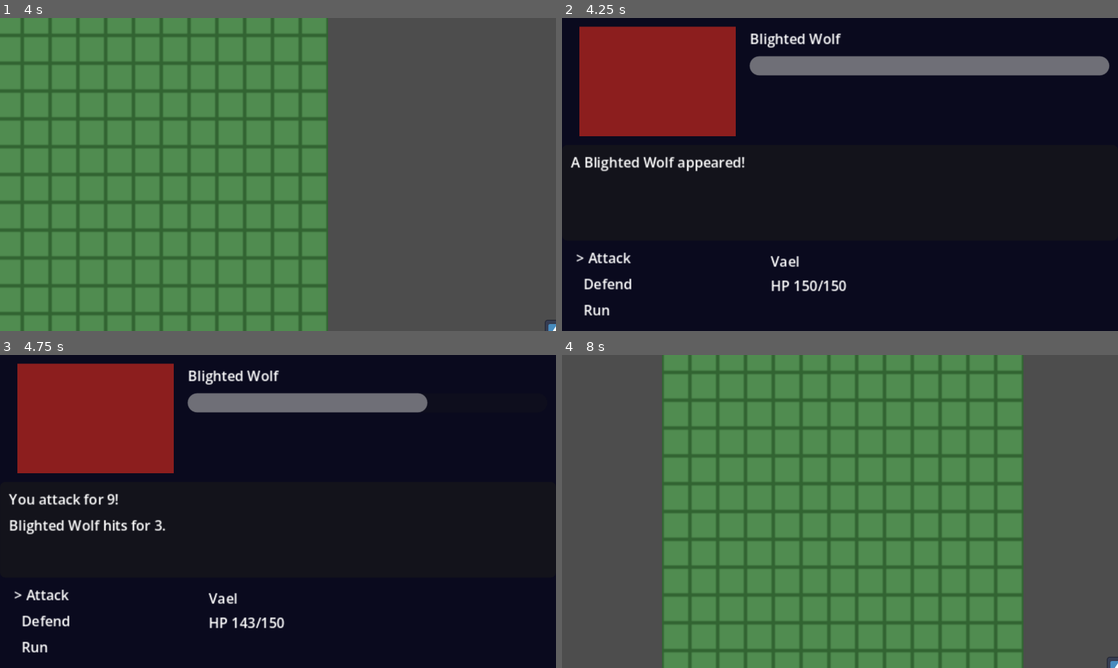
Above: before the commit, frames 1-4 (two rows, left to right).
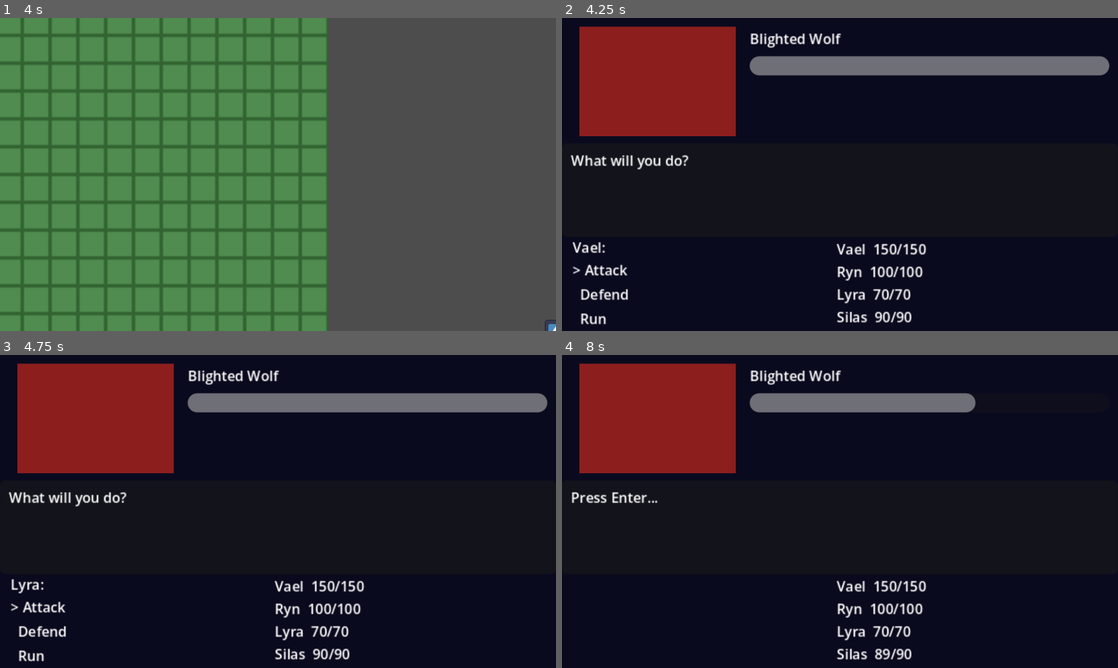
Above: after the commit, the same moments.

Repository: corytomlinson-oss/project_divine_light
Game: Godot game, scene res://scenes/overworld/Overworld.tscn
The game is run twice, just before and just after one commit, with the same random seed, the same clock (stepped at 60 frames per second) and the same inputs. The engine's default icon, where the game draws it, is replaced by a stand-in: a white triangle on a blue panel in a dark square.
Inputs:
- Up to frame 1 (4 s): tap Enter (ui_accept) at 0.5, 0.6, 0.77, 1.07, 1.35, 1.52, 1.82, 2.1, 2.85, 3.02, 3.32, 3.6, 3.77 s; hold Right (ui_right) 0.53-1.28 s; hold Down (ui_down) 1.28-2.03 s; hold Right (ui_right) 2.03-2.78 s; hold Up (ui_up) 2.78-3.53 s; hold Left (ui_left) from 3.53 s (still down)
- Up to frame 2 (4.25 s): keep holding Left (ui_left); tap Enter (ui_accept) at 4.07 s
- Up to frame 3 (4.75 s): keep holding Left (ui_left); tap Enter (ui_accept) at 4.35, 4.52 s
- Up to frame 4 (8 s): tap Enter (ui_accept) at 4.82, 5.1, 5.75, 5.85, 6.02, 6.32, 6.6, 6.77, 7.07, 7.35, 7.52, 7.82 s; release Left (ui_left) at 5.03 s; hold Down (ui_down) 5.03-5.78 s; hold Right (ui_right) 5.78-6.53 s; hold Up (ui_up) 6.53-7.28 s; hold Right (ui_right) from 7.28 s (still down)

Frame 1 is identical in both runs. In frame 2, 3.4% of the frame differs, in the area x 1-66%, y 43-98%; in frame 3, 5.1%; in frame 4, 100%, in the area x 0-100%, y 0-100%.

Commit message:
Milestone 4: party system with AGI-based turn order
Combatant data class (Combatant.gd) holds stats for all combatants.
Party of 4 (Vael/Ryn/Lyra/Silas) with individual HP, ATK, DEF, AGI.
Round-based flow: select actions for each living member, then resolve
in AGI order (Silas 14 > Wolf 12 > Ryn 10 > Lyra 8 > Vael 6).
KO'd members greyed out and skipped. Enemy targets random living member.
Battle scene updated with party HP panel and per-member selection header.

Co-Authored-By: Claude Sonnet 4.6 <noreply@anthropic.com>

Diff:
--- a/divine-light/scenes/battle/Battle.tscn
+++ b/divine-light/scenes/battle/Battle.tscn
@@ -38,52 +38,67 @@
 
 [node name="MessageBox" type="Panel" parent="."]
 offset_left = 0.0
-offset_top = 73.0
+offset_top = 72.0
 offset_right = 320.0
-offset_bottom = 128.0
+offset_bottom = 126.0
 
 [node name="MessageLabel" type="Label" parent="MessageBox"]
 offset_left = 5.0
 offset_top = 4.0
 offset_right = 315.0
-offset_bottom = 51.0
+offset_bottom = 50.0
 theme_override_font_sizes/font_size = 8
 autowrap_mode = 3
 text = ""
 
-[node name="ActionMenu" type="VBoxContainer" parent="."]
-offset_left = 8.0
-offset_top = 132.0
-offset_right = 115.0
-offset_bottom = 176.0
-theme_override_constants/separation = 3
+[node name="SelectionArea" type="Node2D" parent="."]
 
-[node name="Option0" type="Label" parent="ActionMenu"]
+[node name="SelectionHeader" type="Label" parent="SelectionArea"]
+offset_left = 6.0
+offset_top = 126.0
+offset_right = 150.0
+offset_bottom = 138.0
+theme_override_font_sizes/font_size = 8
+text = ""
+
+[node name="ActionMenu" type="VBoxContainer" parent="SelectionArea"]
+offset_left = 6.0
+offset_top = 139.0
+offset_right = 150.0
+offset_bottom = 180.0
+theme_override_constants/separation = 2
+
+[node name="Option0" type="Label" parent="SelectionArea/ActionMenu"]
 theme_override_font_sizes/font_size = 8
 text = "> Attack"
 
-[node name="Option1" type="Label" parent="ActionMenu"]
+[node name="Option1" type="Label" parent="SelectionArea/ActionMenu"]
 theme_override_font_sizes/font_size = 8
 text = "  Defend"
 
-[node name="Option2" type="Label" parent="ActionMenu"]
+[node name="Option2" type="Label" parent="SelectionArea/ActionMenu"]
 theme_override_font_sizes/font_size = 8
 text = "  Run"
 
-[node name="PlayerArea" type="Node2D" parent="."]
+[node name="PartyPanel" type="VBoxContainer" parent="."]
+offset_left = 158.0
+offset_top = 127.0
+offset_right = 315.0
+offset_bottom = 178.0
+theme_override_constants/separation = 1
 
-[node name="PlayerName" type="Label" parent="PlayerArea"]
-offset_left = 120.0
-offset_top = 134.0
-offset_right = 315.0
-offset_bottom = 146.0
+[node name="HP_Vael" type="Label" parent="PartyPanel"]
 theme_override_font_sizes/font_size = 8
-text = "Vael"
+text = "Vael   150/150"
 
-[node name="PlayerHPLabel" type="Label" parent="PlayerArea"]
-offset_left = 120.0
-offset_top = 148.0
-offset_right = 315.0
-offset_bottom = 160.0
+[node name="HP_Ryn" type="Label" parent="PartyPanel"]
 theme_override_font_sizes/font_size = 8
-text = "HP 150/150"
+text = "Ryn    100/100"
+
+[node name="HP_Lyra" type="Label" parent="PartyPanel"]
+theme_override_font_sizes/font_size = 8
+text = "Lyra    70/ 70"
+
+[node name="HP_Silas" type="Label" parent="PartyPanel"]
+theme_override_font_sizes/font_size = 8
+text = "Silas   90/ 90"
--- a/divine-light/scripts/battle/Battle.gd
+++ b/divine-light/scripts/battle/Battle.gd
@@ -1,48 +1,63 @@
 extends Node2D
 
-enum State { PLAYER_TURN, BATTLE_OVER }
-
-var player_hp: int = 150
-var player_max_hp: int = 150
-var player_atk: int = 10
-var player_def: int = 5
-var player_defending: bool = false
-
-var enemy_display_name: String = "Blighted Wolf"
-var enemy_hp: int = 50
-var enemy_max_hp: int = 50
-var enemy_atk: int = 8
-var enemy_def: int = 3
-
-var state: State = State.PLAYER_TURN
+enum State { SELECTING, RESOLVING, BATTLE_OVER }
+
+var _party: Array = []
+var _enemy: Combatant = null
+var _selecting_index: int = 0
+var _turn_queue: Array = []
 var _menu_cursor: int = 0
 var _menu_options: Array = ["Attack", "Defend", "Run"]
 var _option_labels: Array = []
+var _party_hp_labels: Array = []
+
+var state: State = State.SELECTING
 
 @onready var message_label: Label = $MessageBox/MessageLabel
 @onready var enemy_hp_bar: ProgressBar = $EnemyArea/EnemyHPBar
 @onready var enemy_name_label: Label = $EnemyArea/EnemyName
-@onready var player_hp_label: Label = $PlayerArea/PlayerHPLabel
-@onready var action_menu: VBoxContainer = $ActionMenu
+@onready var selection_header: Label = $SelectionArea/SelectionHeader
+@onready var action_menu: VBoxContainer = $SelectionArea/ActionMenu
 
 
 func _ready() -> void:
 	_option_labels = [
-		$ActionMenu/Option0,
-		$ActionMenu/Option1,
-		$ActionMenu/Option2,
+		$SelectionArea/ActionMenu/Option0,
+		$SelectionArea/ActionMenu/Option1,
+		$SelectionArea/ActionMenu/Option2,
 	]
-	enemy_name_label.text = enemy_display_name
+	_party_hp_labels = [
+		$PartyPanel/HP_Vael,
+		$PartyPanel/HP_Ryn,
+		$PartyPanel/HP_Lyra,
+		$PartyPanel/HP_Silas,
+	]
+	_setup_combatants()
+	enemy_name_label.text = _enemy.display_name
 	_update_ui()
-	_update_menu()
-	message_label.text = "A %s appeared!" % enemy_display_name
+	_begin_selection()
+
+
+func _setup_combatants() -> void:
+	_party = [
+		Combatant.new("Vael",  150, 10, 12,  6),
+		Combatant.new("Ryn",   100, 14,  8, 10),
+		Combatant.new("Lyra",   70,  5,  4,  8),
+		Combatant.new("Silas",  90, 12,  7, 14),
+	]
+	_enemy = Combatant.new("Blighted Wolf", 50, 8, 3, 12, true)
 
 
 func _process(_delta: float) -> void:
-	if state == State.PLAYER_TURN:
-		_handle_menu_input()
-	elif state == State.BATTLE_OVER and Input.is_action_just_pressed("ui_accept"):
-		get_tree().change_scene_to_file("res://scenes/overworld/Overworld.tscn")
+	match state:
+		State.SELECTING:
+			_handle_menu_input()
+		State.RESOLVING:
+			if Input.is_action_just_pressed("ui_accept"):
+				_execute_next_turn()
+		State.BATTLE_OVER:
+			if Input.is_action_just_pressed("ui_accept"):
+				get_tree().change_scene_to_file("res://scenes/overworld/Overworld.tscn")
 
 
 func _handle_menu_input() -> void:
@@ -53,10 +68,122 @@
 		_menu_cursor = (_menu_cursor - 1 + _menu_options.size()) % _menu_options.size()
 		_update_menu()
 	elif Input.is_action_just_pressed("ui_accept"):
-		match _menu_cursor:
-			0: _on_attack()
-			1: _on_defend()
-			2: _on_run()
+		_confirm_action()
+
+
+func _confirm_action() -> void:
+	var member: Combatant = _party[_selecting_index]
+	match _menu_cursor:
+		0: member.queued_action = "attack"
+		1: member.queued_action = "defend"
+		2:
+			get_tree().change_scene_to_file("res://scenes/overworld/Overworld.tscn")
+			return
+
+	_selecting_index += 1
+	_skip_ko_members()
+
+	if _selecting_index >= _party.size():
+		_begin_resolving()
+	else:
+		_menu_cursor = 0
+		_update_menu()
+		_update_selection_header()
+
+
+func _skip_ko_members() -> void:
+	while _selecting_index < _party.size() and _party[_selecting_index].is_ko:
+		_selecting_index += 1
+
+
+func _begin_selection() -> void:
+	state = State.SELECTING
+	_selecting_index = 0
+	_skip_ko_members()
+
+	if _selecting_index >= _party.size():
+		_end_battle(false)
+		return
+
+	action_menu.visible = true
+	_menu_cursor = 0
+	_update_menu()
+	_update_selection_header()
+	message_label.text = "What will you do?"
+
+
+func _begin_resolving() -> void:
+	state = State.RESOLVING
+	action_menu.visible = false
+	selection_header.text = ""
+
+	_turn_queue = []
+	for member in _party:
+		if member.is_alive():
+			_turn_queue.append(member)
+	_turn_queue.append(_enemy)
+	_turn_queue.sort_custom(func(a, b): return a.agi > b.agi)
+
+	message_label.text = "Press Enter..."
+
+
+func _execute_next_turn() -> void:
+	while not _turn_queue.is_empty() and _turn_queue[0].is_ko:
+		_turn_queue.pop_front()
+
+	if _turn_queue.is_empty():
+		for member in _party:
+			member.defending = false
+		_enemy.defending = false
+		_begin_selection()
+		return
+
+	var combatant: Combatant = _turn_queue.pop_front()
+
+	if combatant.is_enemy:
+		_execute_enemy_turn(combatant)
+	else:
+		_execute_party_turn(combatant)
+
+
+func _execute_party_turn(member: Combatant) -> void:
+	match member.queued_action:
+		"attack":
+			var dmg := maxi(1, member.atk - _enemy.defense + randi_range(-2, 2))
+			_enemy.receive_damage(dmg)
+			_update_ui()
+			message_label.text = "%s attacks for %d!" % [member.display_name, dmg]
+			if _enemy.is_ko:
+				_end_battle(true)
+		"defend":
+			member.defending = true
+			message_label.text = "%s defends!" % member.display_name
+
+
+func _execute_enemy_turn(enemy: Combatant) -> void:
+	var targets: Array = _party.filter(func(c): return c.is_alive())
+	if targets.is_empty():
+		return
+	var target: Combatant = targets[randi() % targets.size()]
+	var def_val := target.defense * 2 if target.defending else target.defense
+	var dmg := maxi(1, enemy.atk - def_val + randi_range(-1, 1))
+	target.receive_damage(dmg)
+	var suffix := " (reduced!)" if target.defending else ""
+	_update_ui()
+	message_label.text = "%s hits %s for %d%s!" % [enemy.display_name, target.display_name, dmg, suffix]
+
+	if _party.filter(func(c): return c.is_alive()).is_empty():
+		_end_battle(false)
+
+
+func _end_battle(victory: bool) -> void:
+	state = State.BATTLE_OVER
+	action_menu.visible = false
+	selection_header.text = ""
+	if victory:
+		message_label.text = "%s defeated!\nVictory! Press Enter." % _enemy.display_name
+	else:
+		message_label.text = "The party has fallen...\nPress Enter."
 
 
 func _update_menu() -> void:
@@ -64,50 +191,19 @@
 		_option_labels[i].text = ("> " if i == _menu_cursor else "  ") + _menu_options[i]
 
 
+func _update_selection_header() -> void:
+	if _selecting_index < _party.size():
+		selection_header.text = _party[_selecting_index].display_name + ":"
+
+
 func _update_ui() -> void:
-	enemy_hp_bar.value = float(enemy_hp) / float(enemy_max_hp) * 100.0
-	player_hp_label.text = "HP %d/%d" % [player_hp, player_max_hp]
-
-
-func _on_attack() -> void:
-	player_defending = false
-	var dmg := maxi(1, player_atk - enemy_def + randi_range(-2, 2))
-	enemy_hp = maxi(0, enemy_hp - dmg)
-	_update_ui()
-
-	if enemy_hp == 0:
-		message_label.text = "You attack for %d!\n%s is defeated!\nPress Enter to continue." % [dmg, enemy_display_name]
-		state = State.BATTLE_OVER
-		action_menu.visible = false
-		return
-
-	_enemy_turn("You attack for %d!" % dmg)
-
-
-func _on_defend() -> void:
-	player_defending = true
-	_enemy_turn("You brace for impact!")
-
-
-func _on_run() -> void:
-	get_tree().change_scene_to_file("res://scenes/overworld/Overworld.tscn")
-
-
-func _enemy_turn(player_action_text: String) -> void:
-	var effective_def := player_def * 2 if player_defending else player_def
-	var dmg := maxi(1, enemy_atk - effective_def + randi_range(-1, 1))
-	player_hp = maxi(0, player_hp - dmg)
-	player_defending = false
-	_update_ui()
-
-	var suffix := " (reduced!)" if effective_def > player_def else ""
-
-	if player_hp == 0:
-		message_label.text = "%s\n%s hits for %d%s.\nDefeated! Press Enter." % [
-				player_action_text, enemy_display_name, dmg, suffix]
-		state = State.BATTLE_OVER
-		action_menu.visible = false
-		return
-
-	message_label.text = "%s\n%s hits for %d%s." % [
-			player_action_text, enemy_display_name, dmg, suffix]
+	enemy_hp_bar.value = float(_enemy.hp) / float(_enemy.max_hp) * 100.0
+	for i in _party.size():
+		var member: Combatant = _party[i]
+		var label: Label = _party_hp_labels[i]
+		if member.is_ko:
+			label.text = "%s  --/--" % member.display_name
+			label.modulate = Color(0.5, 0.5, 0.5)
+		else:
+			label.text = "%s  %d/%d" % [member.display_name, member.hp, member.max_hp]
+			label.modulate = Color(1, 1, 1)
--- /dev/null
+++ b/divine-light/scripts/battle/Combatant.gd
@@ -0,0 +1,32 @@
+class_name Combatant
+
+var display_name: String
+var hp: int
+var max_hp: int
+var atk: int
+var defense: int
+var agi: int
+var is_enemy: bool = false
+var is_ko: bool = false
+var defending: bool = false
+var queued_action: String = ""
+
+
+func _init(p_name: String, p_hp: int, p_atk: int, p_def: int, p_agi: int, p_enemy: bool = false) -> void:
+	display_name = p_name
+	hp = p_hp
+	max_hp = p_hp
+	atk = p_atk
+	defense = p_def
+	agi = p_agi
+	is_enemy = p_enemy
+
+
+func is_alive() -> bool:
+	return not is_ko
+
+
+func receive_damage(dmg: int) -> void:
+	hp = maxi(0, hp - dmg)
+	if hp == 0:
+		is_ko = true
